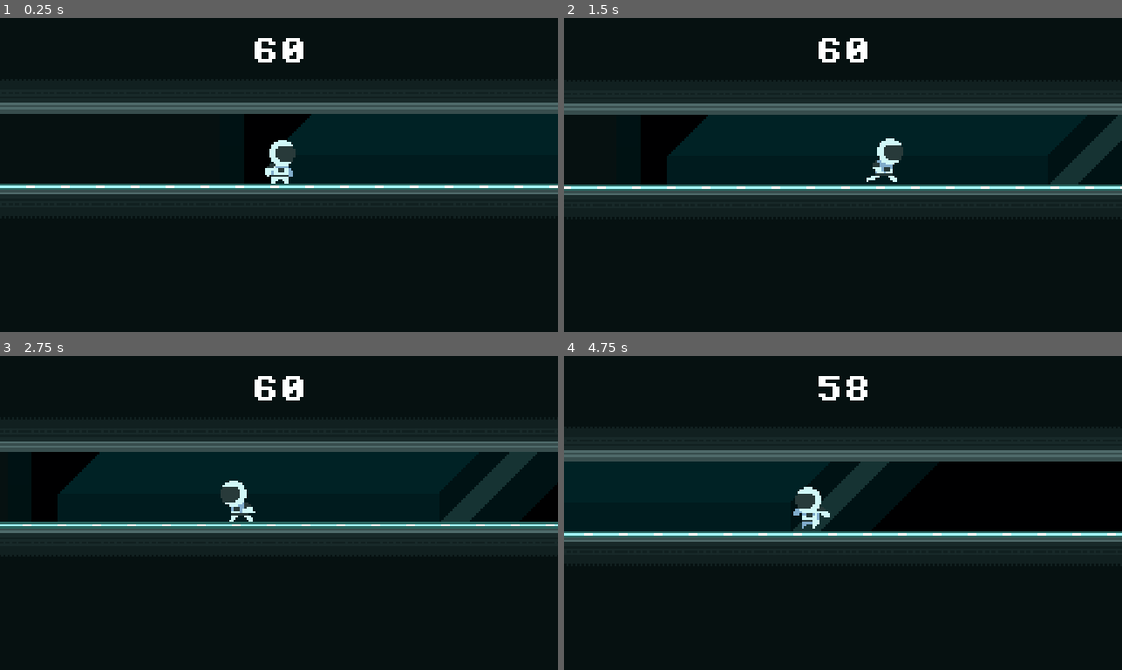
Above: before the commit, frames 1-4 (two rows, left to right).
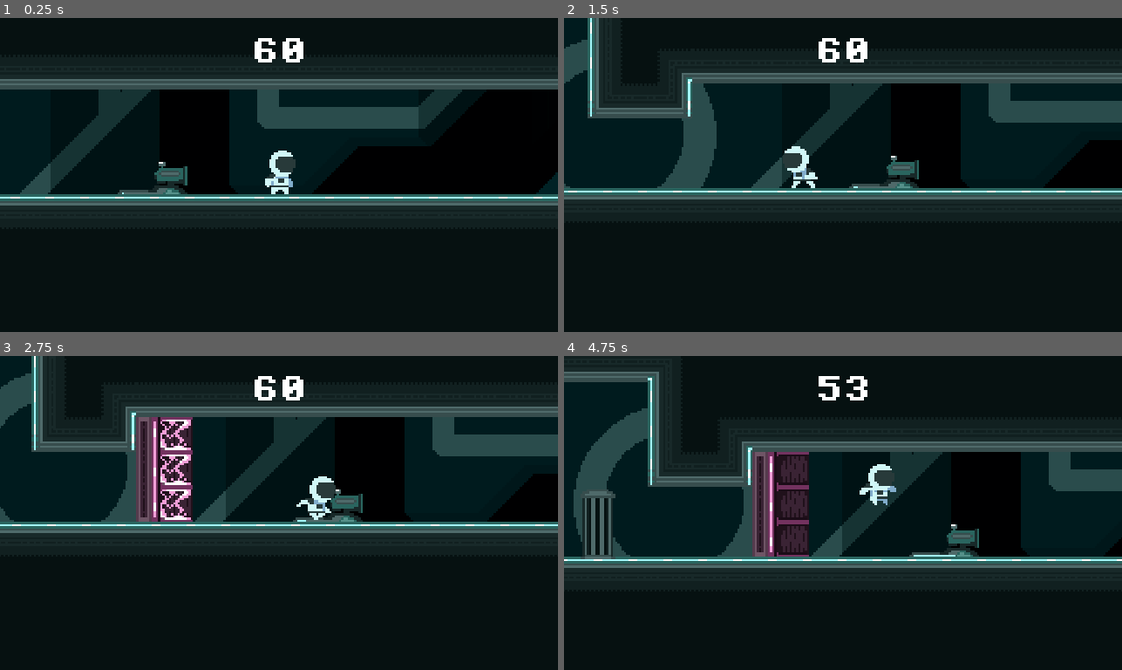
Above: after the commit, the same moments.

Repository: Serial-Cyn/patch-it-up
Game: Godot game, scene res://levels/level_2.tscn
The game is run twice, just before and just after one commit, with the same random seed, the same clock (stepped at 60 frames per second) and the same inputs. This scene is started directly instead of the project's main scene. Sound files missing from this copy of the repository are replaced by a short silence.
Inputs:
- Up to frame 1 (0.25 s): no input
- Up to frame 2 (1.5 s): hold D (move_right) from 0.53 s (still down); tap W (jump) at 0.77 s
- Up to frame 3 (2.75 s): tap W (jump) at 1.52 s; release D (move_right) at 2.03 s; hold A (move_left) from 2.03 s (still down)
- Up to frame 4 (4.75 s): release A (move_left) at 2.78 s; hold D (move_right) 2.78-4.28 s; tap W (jump) at 3.02, 3.77, 4.52 s; hold A (move_left) from 4.28 s (still down)

The runs differ from the first frame. In frame 1, 25% of the frame differs, in the area x 0-100%, y 19-60%; in frame 2, 20%; in frame 3, 18%; in frame 4, 26%, in the area x 0-100%, y 5-68%.

Commit message:
Final Version

Diff:
--- a/levels/level_1.tscn
+++ b/levels/level_1.tscn
@@ -15,6 +15,7 @@
 [ext_resource type="PackedScene" uid="uid://bpccl1tt3p3ht" path="res://scenes/patch.tscn" id="7_gwceb"]
 [ext_resource type="PackedScene" uid="uid://b31xhmb3jrhak" path="res://scenes/platform.tscn" id="7_nmsli"]
 [ext_resource type="PackedScene" uid="uid://cxca8wyds6jsp" path="res://scenes/death_zone.tscn" id="9_3sk1a"]
+[ext_resource type="AudioStream" uid="uid://bc11ln7l5dh7m" path="res://assets/sounds/patch-bgm.mp3" id="16_bgw3c"]
 
 [sub_resource type="TileSetAtlasSource" id="TileSetAtlasSource_bt44k"]
 texture = ExtResource("1_jirdo")
@@ -685,6 +686,10 @@
 one_shot = true
 autostart = true
 
+[node name="BGM" type="AudioStreamPlayer2D" parent="."]
+stream = ExtResource("16_bgw3c")
+autoplay = true
+
 [connection signal="timeout" from="GameManager/CorruptionTimer" to="GameManager" method="_on_corruption_timer_timeout"]
 [connection signal="timeout" from="GameManager/RestartTimer" to="GameManager" method="_on_restart_timer_timeout"]
 [connection signal="body_entered" from="DeathPlatform/TriggerArea" to="." method="_on_trigger_area_body_entered"]
--- a/levels/level_2.tscn
+++ b/levels/level_2.tscn
@@ -21,6 +21,7 @@
 [ext_resource type="PackedScene" uid="uid://bifhlpp7an5bf" path="res://scenes/boss.tscn" id="17_uo0vl"]
 [ext_resource type="PackedScene" uid="uid://d2wagsfie21w0" path="res://scenes/turret.tscn" id="19_ndgrd"]
 [ext_resource type="PackedScene" uid="uid://dihoti1hrgw6e" path="res://scenes/stop_point.tscn" id="21_dpc8t"]
+[ext_resource type="AudioStream" uid="uid://bc11ln7l5dh7m" path="res://assets/sounds/patch-bgm.mp3" id="22_ngvhw"]
 
 [sub_resource type="TileSetAtlasSource" id="TileSetAtlasSource_bt44k"]
 texture = ExtResource("3_hbb88")
@@ -591,8 +592,6 @@
 [node name="Spike3" parent="Traps/Chamber3/DeathPlatform2/Platform/Spikes" instance=ExtResource("5_vm7no")]
 position = Vector2(15.9999, -13.0001)
 
-[node name="TriggerArea" type="Area2D" parent="Traps/Chamber3/DeathPlatform2"]
-
 [node name="Spikes" type="Node2D" parent="."]
 
 [node name="Spike" parent="Spikes" instance=ExtResource("5_vm7no")]
@@ -630,7 +629,7 @@
 [node name="Player" parent="." instance=ExtResource("5_5orea")]
 unique_name_in_owner = true
 z_index = 90
-position = Vector2(-85, -4)
+position = Vector2(1874, -95)
 
 [node name="MainCamera" type="Camera2D" parent="Player"]
 zoom = Vector2(2.5, 2.5)
@@ -711,6 +710,10 @@
 
 [node name="StopPoint2" parent="." instance=ExtResource("21_dpc8t")]
 position = Vector2(1657, -95)
+
+[node name="BGM" type="AudioStreamPlayer2D" parent="."]
+stream = ExtResource("22_ngvhw")
+autoplay = true
 
 [connection signal="timeout" from="GameManager/CorruptionTimer" to="GameManager" method="_on_corruption_timer_timeout"]
 [connection signal="timeout" from="GameManager/RestartTimer" to="GameManager" method="_on_restart_timer_timeout"]
--- a/levels/level_3.tscn
+++ b/levels/level_3.tscn
@@ -6,6 +6,7 @@
 [ext_resource type="Script" uid="uid://cwpqxg0mgikx1" path="res://scripts/game_manager.gd" id="4_8swdu"]
 [ext_resource type="Texture2D" uid="uid://b1crxyhou8hpp" path="res://assets/sprites/patch-tileset.png" id="5_xe1ru"]
 [ext_resource type="Texture2D" uid="uid://cvmdi5akpghux" path="res://assets/sprites/world_tileset.png" id="6_6anhs"]
+[ext_resource type="AudioStream" uid="uid://bc11ln7l5dh7m" path="res://assets/sounds/patch-bgm.mp3" id="12_0unm6"]
 [ext_resource type="PackedScene" uid="uid://dpfp2gvrhdnd2" path="res://scenes/player.tscn" id="13_q26s8"]
 [ext_resource type="PackedScene" uid="uid://dqkbm4k1if4ml" path="res://scenes/alarm_effects.tscn" id="14_o87u6"]
 [ext_resource type="PackedScene" uid="uid://k7rf7v6y40xi" path="res://scenes/sound_effects.tscn" id="15_h3b7p"]
@@ -300,5 +301,9 @@
 horizontal_alignment = 1
 vertical_alignment = 1
 
+[node name="BGM" type="AudioStreamPlayer2D" parent="."]
+stream = ExtResource("12_0unm6")
+autoplay = true
+
 [connection signal="timeout" from="GameManager/CorruptionTimer" to="GameManager" method="_on_corruption_timer_timeout"]
 [connection signal="timeout" from="GameManager/RestartTimer" to="GameManager" method="_on_restart_timer_timeout"]
--- a/scenes/boss.tscn
+++ b/scenes/boss.tscn
@@ -1,7 +1,8 @@
-[gd_scene load_steps=23 format=3 uid="uid://bifhlpp7an5bf"]
+[gd_scene load_steps=24 format=3 uid="uid://bifhlpp7an5bf"]
 
 [ext_resource type="Texture2D" uid="uid://14b65v5wxn" path="res://assets/sprites/patch-slug_spritesheet.png" id="1_dlmty"]
 [ext_resource type="Script" uid="uid://dqqwm222urbbk" path="res://scripts/boss.gd" id="1_neq0i"]
+[ext_resource type="AudioStream" uid="uid://b2k8ylag2ojpo" path="res://assets/sounds/patch-slug.mp3" id="3_jncid"]
 
 [sub_resource type="AtlasTexture" id="AtlasTexture_neq0i"]
 atlas = ExtResource("1_dlmty")
@@ -144,7 +145,7 @@
 size = Vector2(15, 7)
 
 [sub_resource type="RectangleShape2D" id="RectangleShape2D_neq0i"]
-size = Vector2(16, 2)
+size = Vector2(13, 2)
 
 [node name="Boss" type="CharacterBody2D"]
 script = ExtResource("1_neq0i")
@@ -162,8 +163,11 @@
 debug_color = Color(0.997102, 0, 0.173216, 0.42)
 
 [node name="GroundCollider" type="CollisionShape2D" parent="."]
-position = Vector2(0, 15)
+position = Vector2(0.5, 15)
 shape = SubResource("RectangleShape2D_neq0i")
+
+[node name="Walk" type="AudioStreamPlayer2D" parent="."]
+stream = ExtResource("3_jncid")
 
 [connection signal="animation_finished" from="AnimatedSprite2D" to="." method="_on_animated_sprite_2d_animation_finished"]
 [connection signal="body_entered" from="HurtBox" to="." method="_on_hurt_box_body_entered"]
--- a/scenes/player.tscn
+++ b/scenes/player.tscn
@@ -1,8 +1,9 @@
-[gd_scene load_steps=48 format=3 uid="uid://dpfp2gvrhdnd2"]
+[gd_scene load_steps=49 format=3 uid="uid://dpfp2gvrhdnd2"]
 
 [ext_resource type="Script" uid="uid://4kvjkfqys6io" path="res://scripts/player.gd" id="1_g2els"]
 [ext_resource type="Texture2D" uid="uid://ng105eto5s8r" path="res://assets/sprites/tester-sprite.png" id="2_qhqgy"]
 [ext_resource type="Texture2D" uid="uid://by1vak2s48bwy" path="res://assets/sprites/patch-spritesheet.png" id="3_qhqgy"]
+[ext_resource type="AudioStream" uid="uid://buyodenfxw7l7" path="res://assets/sounds/patch-character-walk.mp3" id="4_dqkch"]
 
 [sub_resource type="AtlasTexture" id="AtlasTexture_60mlk"]
 atlas = ExtResource("3_qhqgy")
@@ -363,6 +364,9 @@
 wait_time = 0.2
 one_shot = true
 
+[node name="Walk" type="AudioStreamPlayer2D" parent="."]
+stream = ExtResource("4_dqkch")
+
 [connection signal="timeout" from="MoveTimer" to="." method="_on_move_timer_timeout"]
 [connection signal="timeout" from="WarningTimer" to="." method="_on_warning_timer_timeout"]
 [connection signal="timeout" from="InvincibilityTimer" to="." method="_on_invincibility_timer_timeout"]
--- a/scenes/stop_point.tscn
+++ b/scenes/stop_point.tscn
@@ -1,8 +1,9 @@
-[gd_scene load_steps=30 format=3 uid="uid://dihoti1hrgw6e"]
+[gd_scene load_steps=31 format=3 uid="uid://dihoti1hrgw6e"]
 
 [ext_resource type="Script" uid="uid://daghifr6k04f" path="res://scripts/stop_point.gd" id="1_ce4fe"]
 [ext_resource type="Texture2D" uid="uid://cm5x2beda172i" path="res://assets/sprites/patch-tileset_stopPointst.png" id="2_ce4fe"]
 [ext_resource type="Texture2D" uid="uid://b1crxyhou8hpp" path="res://assets/sprites/patch-tileset.png" id="3_i03o5"]
+[ext_resource type="AudioStream" uid="uid://cjna0mdxlay3p" path="res://assets/sounds/patch-stoppoint.mp3" id="4_lhoxb"]
 
 [sub_resource type="AtlasTexture" id="AtlasTexture_i03o5"]
 atlas = ExtResource("2_ce4fe")
@@ -241,5 +242,8 @@
 tile_map_data = PackedByteArray(0, 0, 255, 255, 0, 0, 0, 0, 0, 0, 0, 0, 0, 0, 0, 0, 0, 0, 0, 0, 1, 0, 0, 0, 0, 0)
 tile_set = SubResource("TileSet_23qb4")
 
+[node name="SFX" type="AudioStreamPlayer2D" parent="."]
+stream = ExtResource("4_lhoxb")
+
 [connection signal="body_entered" from="StopArea" to="." method="_on_stop_area_body_entered"]
 [connection signal="body_exited" from="StopArea" to="." method="_on_stop_area_body_exited"]
--- a/scenes/turret.tscn
+++ b/scenes/turret.tscn
@@ -1,7 +1,8 @@
-[gd_scene load_steps=31 format=3 uid="uid://d2wagsfie21w0"]
+[gd_scene load_steps=32 format=3 uid="uid://d2wagsfie21w0"]
 
 [ext_resource type="Script" uid="uid://dxa3dyprriaxo" path="res://scripts/turret.gd" id="1_el7wl"]
 [ext_resource type="Texture2D" uid="uid://cm7om3aecoq0r" path="res://assets/sprites/patch-turret_spritesheet.png" id="2_485p4"]
+[ext_resource type="AudioStream" uid="uid://dwlud4ca6313b" path="res://assets/sounds/patch-turret.mp3" id="3_485p4"]
 
 [sub_resource type="AtlasTexture" id="AtlasTexture_485p4"]
 atlas = ExtResource("2_485p4")
@@ -226,7 +227,11 @@
 [node name="Marker2D" type="Marker2D" parent="."]
 position = Vector2(120, 0)
 
+[node name="SFX" type="AudioStreamPlayer2D" parent="."]
+stream = ExtResource("3_485p4")
+
 [connection signal="body_entered" from="." to="." method="_on_body_entered"]
 [connection signal="body_exited" from="." to="." method="_on_body_exited"]
 [connection signal="animation_finished" from="AnimatedSprite2D" to="." method="_on_animated_sprite_2d_animation_finished"]
 [connection signal="timeout" from="ShootCooldown" to="." method="_on_shoot_cooldown_timeout"]
+[connection signal="finished" from="SFX" to="." method="_on_sfx_finished"]
--- a/scripts/boss.gd
+++ b/scripts/boss.gd
@@ -6,6 +6,7 @@
 @onready var game_manager: Node = %GameManager
 @onready var sound_effects: AudioStreamPlayer2D = %SoundEffects
 @onready var death_platform_2: Node2D = $"../Traps/Chamber3/DeathPlatform2"
+@onready var walk: AudioStreamPlayer2D = $Walk
 
 
 const SPEED = 5.0
@@ -14,19 +15,22 @@
 var dead : bool = false
 var player_pos : Vector2
 
+var triggered : bool = false
+
 func _physics_process(delta: float) -> void:
 	# Add the gravity.
 	if not is_on_floor():
 		velocity += get_gravity() * delta
 
-	if life > 0:
-		follow_player(delta)
-	else:
-		velocity.x = 0
-		if not dead:
-			animated_sprite_2d.play("death")
+	if triggered:
+		if life > 0:
+			follow_player(delta)
+		else:
+			velocity.x = 0
+			if not dead:
+				animated_sprite_2d.play("death")
 
-			dead = true
+				dead = true
 
 	move_and_slide()
 
@@ -34,6 +38,9 @@
 	player_pos = player.position
 
 	animated_sprite_2d.play("walk")
+
+	if not walk.playing:
+		walk.play()
 
 	if player_pos.x > self.global_position.x:
 		velocity.x += SPEED * delta
--- a/scripts/level_2.gd
+++ b/scripts/level_2.gd
@@ -4,10 +4,10 @@
 @onready var chamber_1_death: Area2D = $Traps/Chamber1Death
 @onready var game_manager: Node = %GameManager
 @onready var start_game: Timer = %StartGame
+@onready var player: CharacterBody2D = %Player
 
-
-func _process(delta: float) -> void:
-	pass
+func _ready() -> void:
+	player.reverse_control = -1
 
 func _on_chamber_1_death_body_entered(body: Node2D) -> void:
 	if body.is_in_group("Player"):
--- a/scripts/patch.gd
+++ b/scripts/patch.gd
@@ -50,7 +50,11 @@
 				sound_effects.play_sfx(sound_effects.SFX.G_FIX)
 
 			2:
-				pass
+				player.reverse_control = 1
+
+				sound_effects.play_sfx(sound_effects.SFX.C_FIX)
+
+				next_level_timer.wait_time = 7.0
 
 		taken = true
 		game_manager.stop_timer()
--- a/scripts/player.gd
+++ b/scripts/player.gd
@@ -10,6 +10,7 @@
 @onready var invincibility_timer: Timer = $InvincibilityTimer
 @onready var hit_blinker_timer: Timer = $HitBlinkerTimer
 @onready var hurt_timer: Timer = $HurtTimer
+@onready var walk: AudioStreamPlayer2D = $Walk
 
 const SPEED : float = 100.0
 const JUMP_VELOCITY : float = -300.0
@@ -25,7 +26,7 @@
 var not_strafe : bool = true
 var last_position_x : float
 var move_counter : int = 0
-var COYOTE_TIME : float = 0.3
+var COYOTE_TIME : float = 0.15
 var coyote_time_remaining : float = 0.0
 
 # States
@@ -112,10 +113,12 @@
 			if not is_airborne:
 				if direction != 0:
 					if animated_sprite.animation != "run":
+						walk.pitch_scale = randf_range(0.95, 1.05)
+						walk.play()
 						animated_sprite.play("run")
 					animated_sprite.flip_h = reverse_control * direction < 0
 				else:
-
+					walk.stop()
 					if animated_sprite.animation != "idle":
 						animated_sprite.play("idle")
 			else:
@@ -141,7 +144,7 @@
 
 func start_anti_strafe() -> void:
 	not_strafe = false
-	move_counter = move_counter + 1
+	move_counter += 1
 
 	if not strafe_detected and move_counter > 5:
 		sound_effects.play_sfx(sound_effects.SFX.ANTI)
@@ -246,7 +249,7 @@
 	move_counter = 0
 
 func _on_warning_timer_timeout() -> void:
-	warning_timer.wait_time = randi_range(60, 180)
+	warning_timer.wait_time = randi_range(30, 60)
 	warn_player = true
 
 func _on_invincibility_timer_timeout() -> void:
--- a/scripts/stop_point.gd
+++ b/scripts/stop_point.gd
@@ -2,13 +2,17 @@
 
 @onready var stop_area: Area2D = $StopArea
 @onready var sprite: AnimatedSprite2D = $Sprite
+@onready var sfx: AudioStreamPlayer2D = $SFX
 
 func _on_stop_area_body_entered(body: Node2D) -> void:
 	if body.is_in_group("Player"):
 		body.is_in_safe_zone = true
 		sprite.play("glow")
+		sfx.pitch_scale = randf_range(0.95, 1.05)
+		sfx.play()
 
 func _on_stop_area_body_exited(body: Node2D) -> void:
 	if body.is_in_group("Player"):
 		body.is_in_safe_zone = false
 		sprite.play("dim")
+		sfx.stop()
--- a/scripts/trap/chamber_3.gd
+++ b/scripts/trap/chamber_3.gd
@@ -5,6 +5,7 @@
 @onready var sound_effects: AudioStreamPlayer2D = %SoundEffects
 @onready var death_platform_2: Node2D = $DeathPlatform2
 @onready var spikes2: Node2D = $DeathPlatform2/Platform/Spikes
+@onready var boss: CharacterBody2D = %Boss
 
 var triggered : bool = false
 var trigger_count : int = 0
@@ -31,6 +32,7 @@
 
 func _on_area_2d_body_entered(body: Node2D) -> void:
 	if body.is_in_group("Player"):
+		boss.triggered = true
 		trigger_count += 1
 
 		if trigger_count > 1:
--- a/scripts/turret.gd
+++ b/scripts/turret.gd
@@ -4,6 +4,7 @@
 @onready var shoot_cooldown: Timer = $ShootCooldown
 @onready var marker_2d: Marker2D = $Marker2D
 @onready var boss: CharacterBody2D = %Boss
+@onready var sfx: AudioStreamPlayer2D = $SFX
 
 var laser = preload("res://scenes/turret_projectile.tscn")
 
@@ -11,8 +12,15 @@
 var shoot : bool = false
 var is_gun_cooldowned : bool = true
 var laser_shot : bool = false
+var charging : bool = false
+var ready_sfx : bool = true
 
 func _process(delta: float) -> void:
+	if in_gun_zone and not charging and ready_sfx:
+			sfx.play()
+			charging = true
+			ready_sfx = false
+
 	if shoot:
 		animated_sprite_2d.play("shoot")
 
@@ -21,13 +29,17 @@
 			beam.position = marker_2d.position
 			add_child(beam)
 
+			charging = false
 			laser_shot = true
 
 	elif in_gun_zone and is_gun_cooldowned:
 		animated_sprite_2d.play("charge")
 
+		sfx.stream_paused = false
+
 	else:
 		animated_sprite_2d.pause()
+		sfx.stream_paused = true
 
 
 func _on_body_entered(body: Node2D) -> void:
@@ -55,3 +67,9 @@
 func _on_shoot_cooldown_timeout() -> void:
 	is_gun_cooldowned = true
 	laser_shot = false
+	sfx.stop()
+	ready_sfx = true
+
+
+func _on_sfx_finished() -> void:
+	ready_sfx = true
Not shown, added: assets/sounds/patch-bgm.mp3.import
Not shown, added: assets/sounds/patch-character-walk.mp3.import
Not shown, added: assets/sounds/patch-slug.mp3.import
Not shown, added: assets/sounds/patch-stoppoint.mp3.import
Not shown, added: assets/sounds/patch-turret.mp3.import
Not shown: 1 places in levels/level_1.tscn that only renumber resources
Not shown: 1 places in levels/level_2.tscn that only renumber resources
Not shown: 1 places in levels/level_3.tscn that only renumber resources
Not shown, changed: CHANGELOG.md
